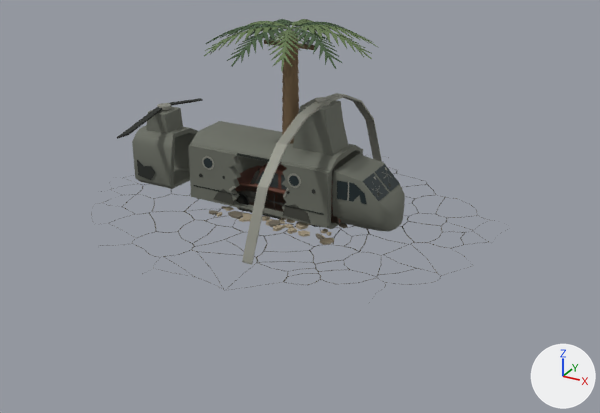
What one commit did to the Blender file tools/map/crash.blend.
Before and after are seen from a 50 mm lens placed at (13.8, -24.4, 12.3), pointed at (2.2, -3.3, 1.8). Arrows for +X, +Y and +Z are at lower right; the lights stay in place. The older version comes first.

In view in the first picture: 'abandoned-car', 'burned-car', 'helicopter', 'impact-cracks', 'palm-crown', 'palm-trunk' and 4 more.
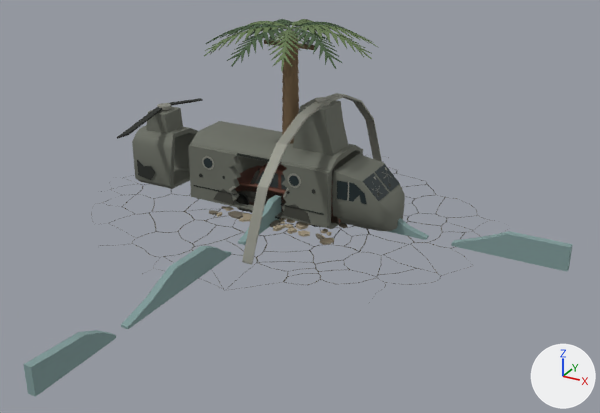
The change, as a list of edits to the scene's bpy script:
```text
Add mat_blue:
    mat_blue = principled_material('blue')
    mat_blue.base_color = (0.216, 0.328, 0.323)  # greyish cyan #809b9a
    mat_blue.roughness = 0.9
Add me_blue_edge_south:
    me_blue_edge_south.from_pydata(...)  # 80 vertices, 112 faces; spans x 0.0..10.0, y -0.12..0.12, z 0.0..0.85
    me_blue_edge_south.materials.append(mat_blue)  # greyish cyan #809b9a
Add me_blue_edge_east:
    me_blue_edge_east.from_pydata(...)  # 102 vertices, 141 faces; spans x -0.12..0.12, y -12.88..-0.12, z 0.0..0.85
    me_blue_edge_east.materials.append(mat_blue)  # greyish cyan #809b9a
Add ob_blue_edge_south:
    ob_blue_edge_south = bpy.data.objects.new('blue-edge-south', me_blue_edge_south)
    ob_blue_edge_south.location = (0.0, 0.0, 0.0)
Add ob_blue_edge_east:
    ob_blue_edge_east = bpy.data.objects.new('blue-edge-east', me_blue_edge_east)
    ob_blue_edge_east.location = (0.0, 0.0, 0.0)
```

Pixel boxes [x1, y1, x2, y2] of what changed, in the pictures (600 x 413 px):
'blue-edge-east', added: after [23, 195, 282, 397]
'blue-edge-south', added: after [389, 218, 573, 272]
